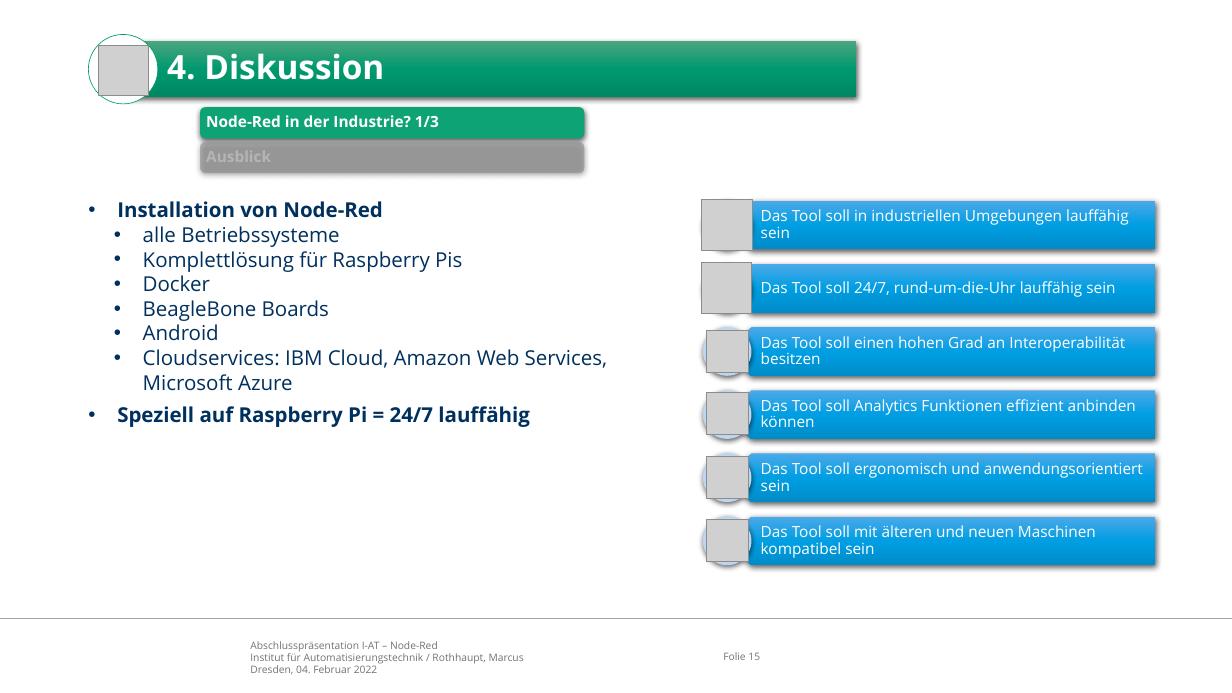
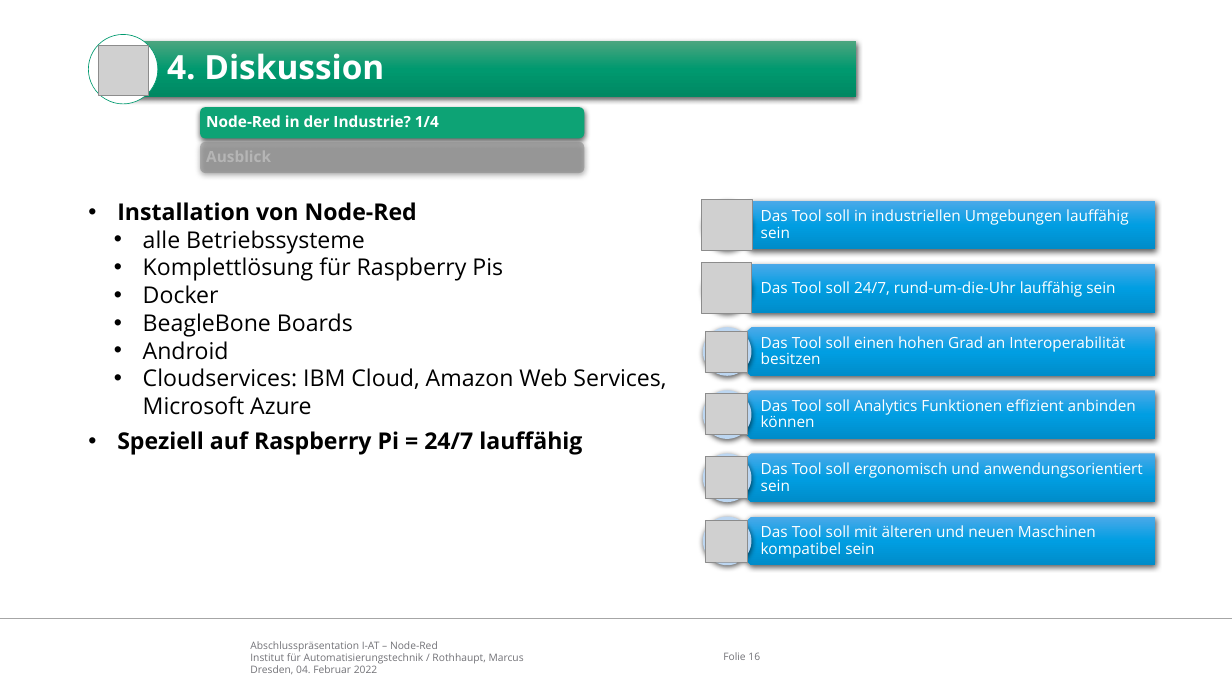
Before and after one commit to appist-dev/agteletud-node-red, a slide deck: slide 16 of docs/presentation/Abschlusspräsentation Node-Red.pptx (slide 15 before the commit). Drawn at 1232x693 pixels with LibreOffice and Linux fonts; fonts in the diff are those of the drawing; grey boxes stand for pictures; background and template pictures are left out. Boxes give left, top, right and bottom in pixels: in the first picture for what was removed or moved away, otherwise in the second. Text is boxed around its words. In the diff, an @@ line names an element or a change of style, - is before the commit and + after.

```diff
--- a/docs/presentation/Abschlusspräsentation Node-Red.pptx
+++ b/docs/presentation/Abschlusspräsentation Node-Red.pptx
@@ text at [206,115,439,127]: text changed @@
-Node-Red in der Industrie? 1/3
+Node-Red in der Industrie? 1/4
@@ text "Installation von Node-Red" at [117,202,666,455]: size 16 to 18 pt, text colour #00305D to #000000 @@
```
Also in this commit, not shown: 16 other slides changed, 4 slides added, 1 slide removed, 1 other file.
